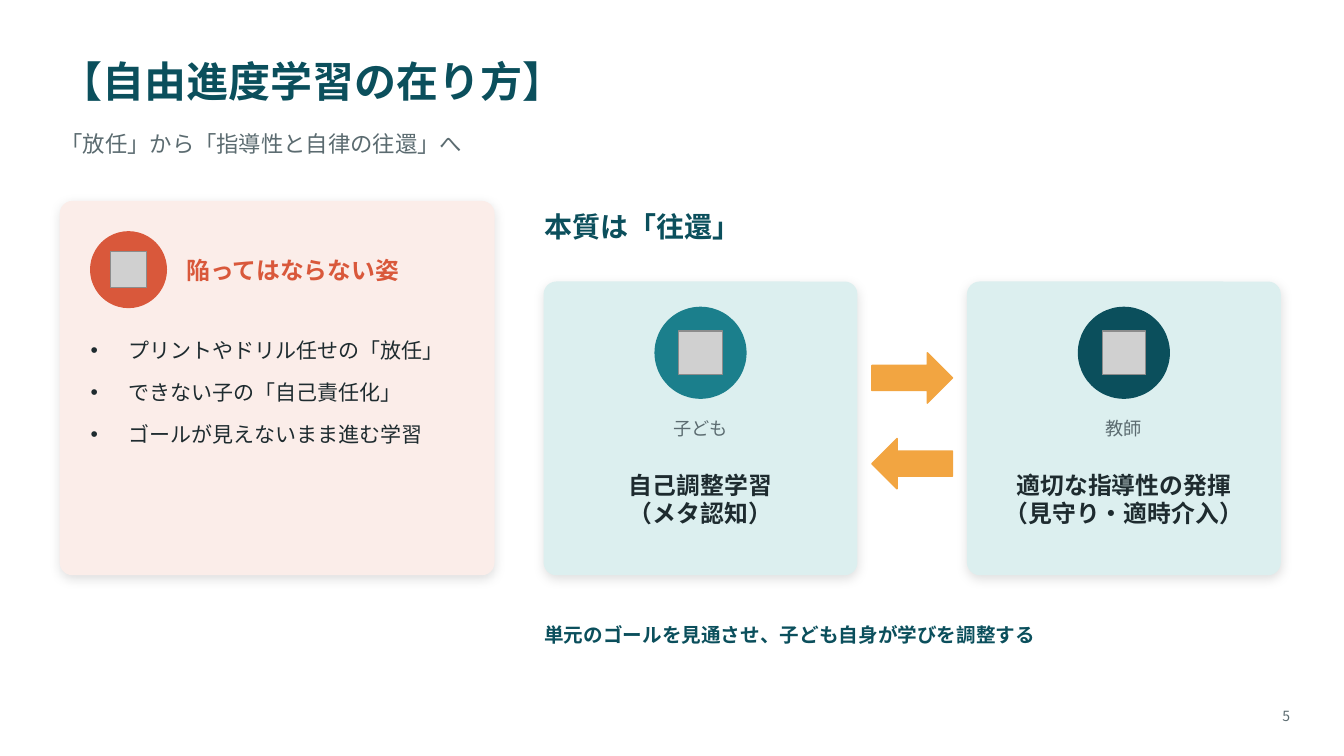
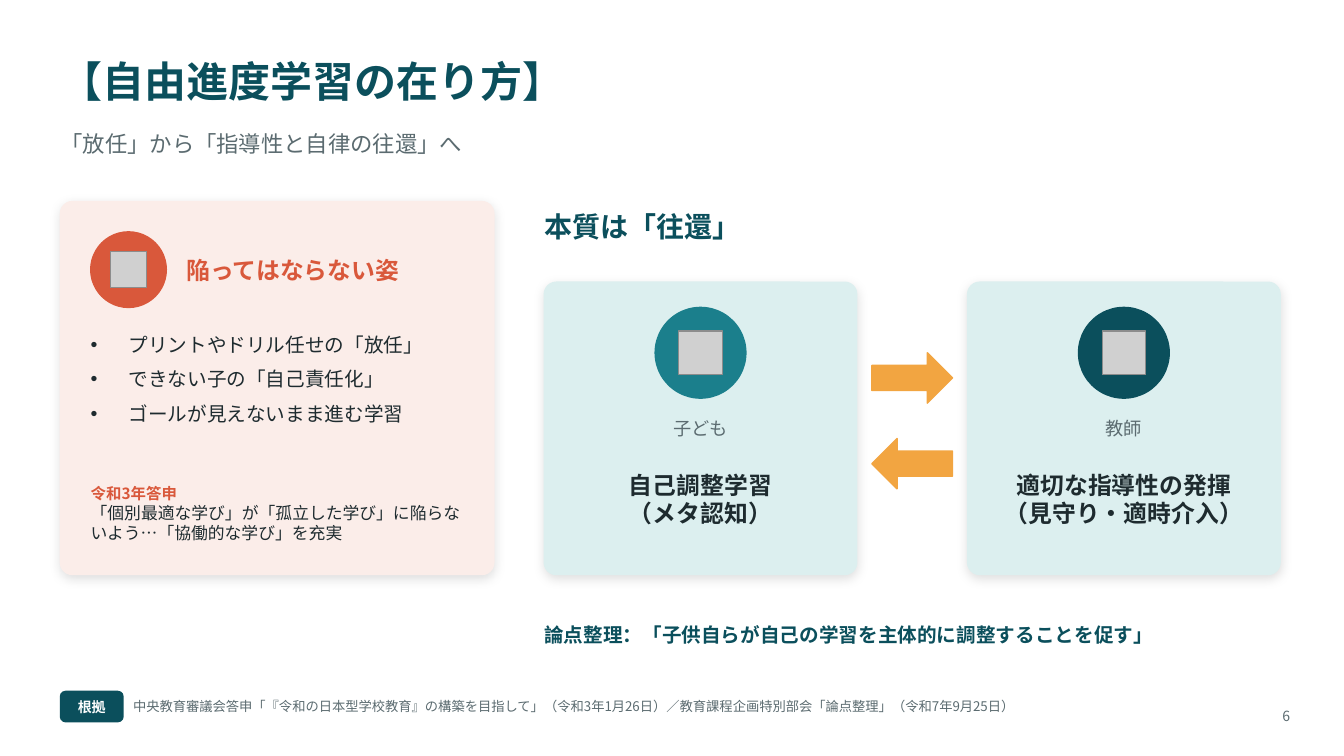
Before and after one commit to contynet730-star/con30, a slide deck: slide 6 of future_education_10years.pptx (slide 5 before the commit). Drawn at 1344x756 pixels with LibreOffice and Linux fonts; fonts in the diff are those of the drawing; grey boxes stand for pictures. Boxes give left, top, right and bottom in pixels: in the first picture for what was removed or moved away, otherwise in the second. Text is boxed around its words. In the diff, an @@ line names an element or a change of style, - is before the commit and + after.

```diff
--- a/future_education_10years.pptx
+++ b/future_education_10years.pptx
@@ text "プリントやドリル任せの「放任」" at bbox=[128, 335, 422, 423]: size 15 to 14 pt; less space between paragraphs @@
@@ text added at bbox=[91, 486, 461, 541], 12 pt, text #1E2B2F @@
+令和3年答申
+「個別最適な学び」が「孤立した学び」に陥らないよう…「協働的な学び」を充実
@@ text at bbox=[544, 625, 1153, 644]: text changed @@
-単元のゴールを見通させ、子ども自身が学びを調整する
+論点整理：「子供自らが自己の学習を主体的に調整することを促す」
@@ rounded rectangle added at bbox=[60, 692, 123, 722], fill #0B4F5C, outline #0B4F5C 1 pt @@
@@ text added at bbox=[78, 698, 106, 716], 10 pt, text #FFFFFF, bold @@
+根拠
@@ text added at bbox=[133, 699, 1014, 712], 9.5 pt, text #5B6B70 @@
+中央教育審議会答申「『令和の日本型学校教育』の構築を目指して」（令和3年1月26日）／教育課程企画特別部会「論点整理」（令和7年9月25日）
@@ text at bbox=[1282, 710, 1290, 721]: text changed @@
-5
+6
```
Also in this commit, not shown: 5 other slides changed, 2 slides added, 1 other file.
